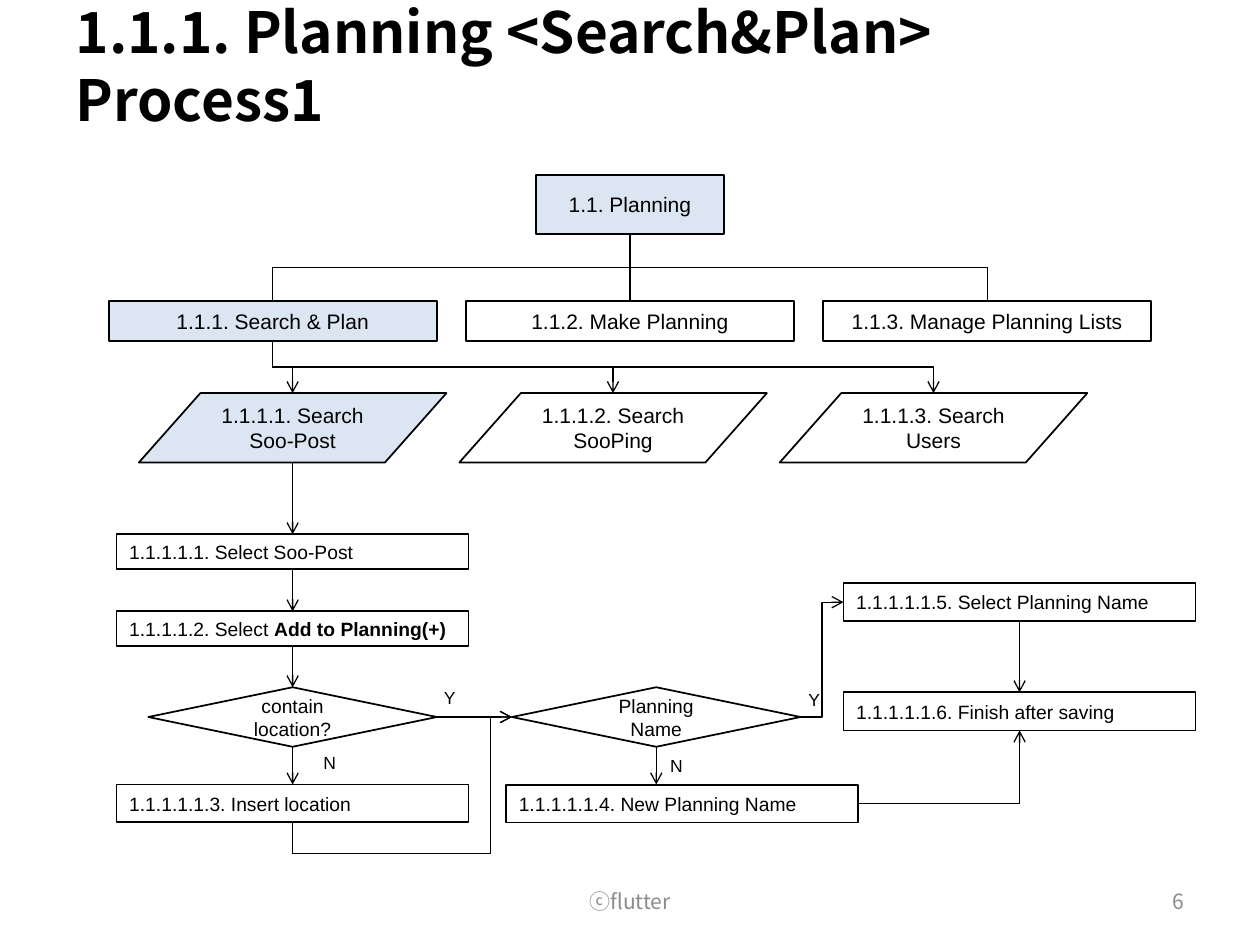
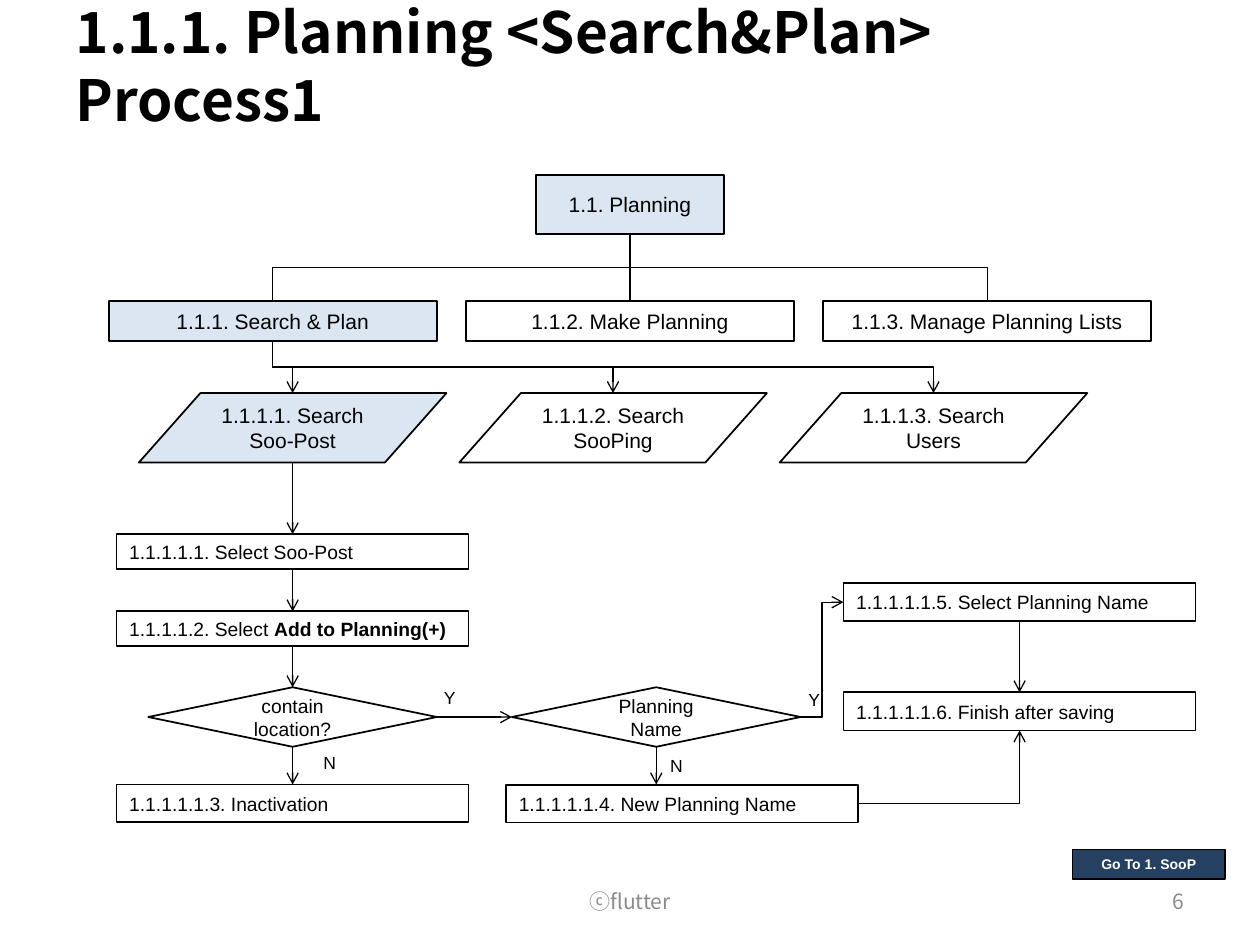
Before and after one commit to wooramc/soop_rep, a slide deck: slide 6 of flutter_process.pptx. Drawn at 1260x945 pixels with LibreOffice and Linux fonts; fonts in the diff are those of the drawing. Boxes give left, top, right and bottom in pixels: in the first picture for what was removed or moved away, otherwise in the second. Text is boxed around its words. In the diff, an @@ line names an element or a change of style, - is before the commit and + after.

Commit message:
process_hyperlink

```diff
--- a/flutter_process.pptx
+++ b/flutter_process.pptx
@@ elbow arrow removed from (292, 823) to (512, 717) @@
@@ text in rectangle at (129, 797, 328, 812): text changed @@
-1.1.1.1.1.3. Insert location
+1.1.1.1.1.3. Inactivation
@@ rectangle added at (1072, 849, 1225, 879), fill #254061, outline #000000 1 pt, 8 pt, text #FFFFFF, bold @@
+Go To 1. SooP
```
Also in this commit, not shown: 15 other slides changed, 2 slides added.
